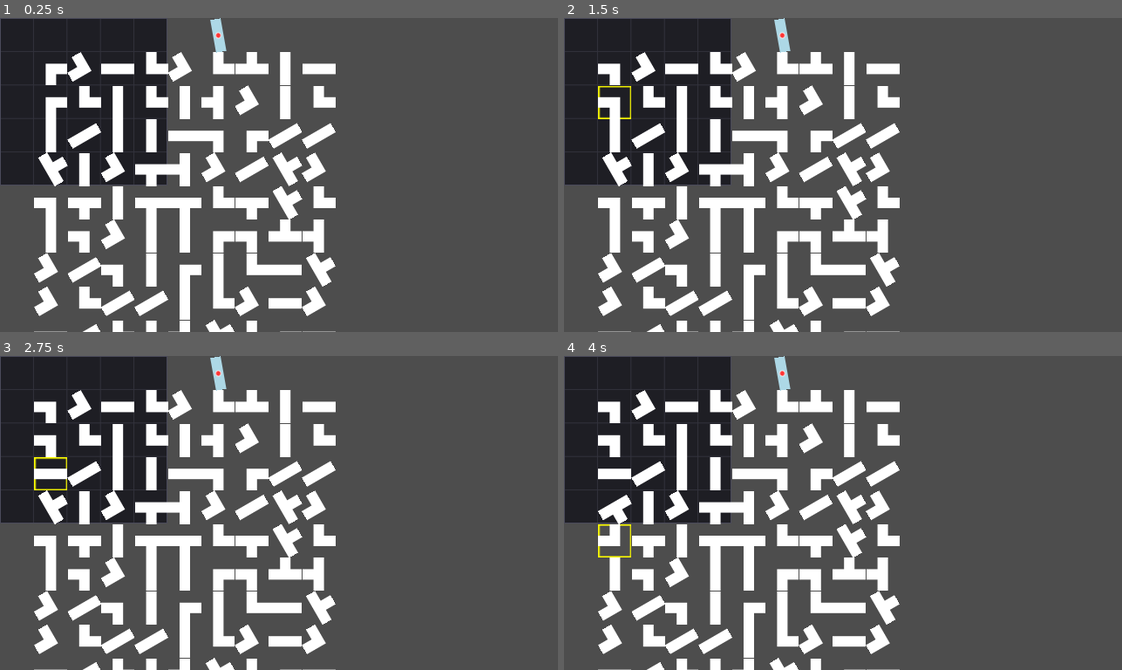
Above: before the commit, frames 1-4 (two rows, left to right).
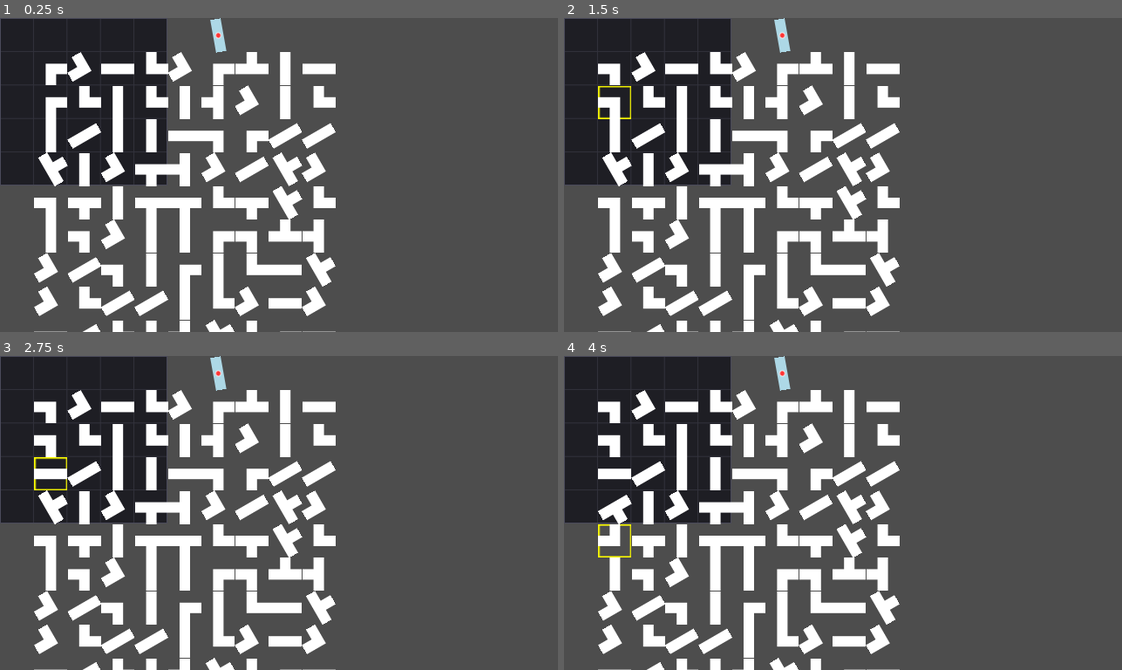
Above: after the commit, the same moments.

Repository: RedBlueCarrots/GMTK-2026
Game: Godot game, scene res://Scenes/pipe_minigame.tscn
Two runs of this game, one before a commit and one after it. Both use one fixed random seed, a clock stepped at 60 frames per second and the inputs below. This scene is started directly instead of the project's main scene.
Inputs (mouse positions are in pixels of both pictures, inside the frame that each line leads up to):
- Up to frame 1 (0.25 s): no input
- Up to frame 2 (1.5 s): tap Enter at 0.5 s; move the mouse to (614, 68) at 0.52 s; click (614, 68) at 0.67 s; tap Space at 1.25 s; move the mouse to (614, 102) at 1.27 s; click (614, 102) at 1.42 s
- Up to frame 3 (2.75 s): tap Enter at 2 s; move the mouse to (50, 475) at 2.02 s; click (50, 475) at 2.17 s
- Up to frame 4 (4 s): tap Space at 2.75 s; move the mouse to (614, 506) at 2.77 s; click (614, 506) at 2.92 s; tap Enter at 3.5 s; move the mouse to (614, 541) at 3.52 s; click (614, 541) at 3.67 s

The runs differ from the first frame. In frame 1, 0.2% of the frame differs, in the area x 38-41%, y 10-22%; in frame 2, 0.2%; in frame 3, 0.2%; in frame 4, 0.2%.
Error before the commit: Invalid call. Nonexistent function 'has_connection' in base 'Nil'. (res://Scenes/pipe_minigame.gd:85)

Commit message:
add piece to grid

Diff:
--- a/Scenes/pipe_minigame.gd
+++ b/Scenes/pipe_minigame.gd
@@ -60,6 +60,7 @@
 				piece.shape = _generate_shape()
 			piece.rotation_degrees = [0, 90, 180, 240].pick_random()
 			piece.setup_pipe()
+			grid[x][y] = piece
 
 	var source_piece: PipePiece = PIPE_PIECE_SCENE.instantiate()
 	board.add_child(source_piece)
@@ -67,6 +68,7 @@
 	source_piece.type = PipePiece.PipeType.SOURCE
 	source_piece.shape = PipePiece.PipeShape.END
 	source_piece.rotation = _end_direction_to_degrees(source_direction)
+	grid[source_position.x][source_position.y] = source_piece
 
 	var sink_piece: PipePiece = PIPE_PIECE_SCENE.instantiate()
 	board.add_child(sink_piece)
@@ -74,6 +76,7 @@
 	sink_piece.type = PipePiece.PipeType.SINK
 	sink_piece.shape = PipePiece.PipeShape.END
 	sink_piece.rotation = _end_direction_to_degrees(source_direction)
+	grid[sink_position.x][sink_position.y] = sink_piece
 
 	for dir: Vector2i in DIRECTIONS:
 		if source_piece.has_connection(Vector2(dir.x, dir.y)):
